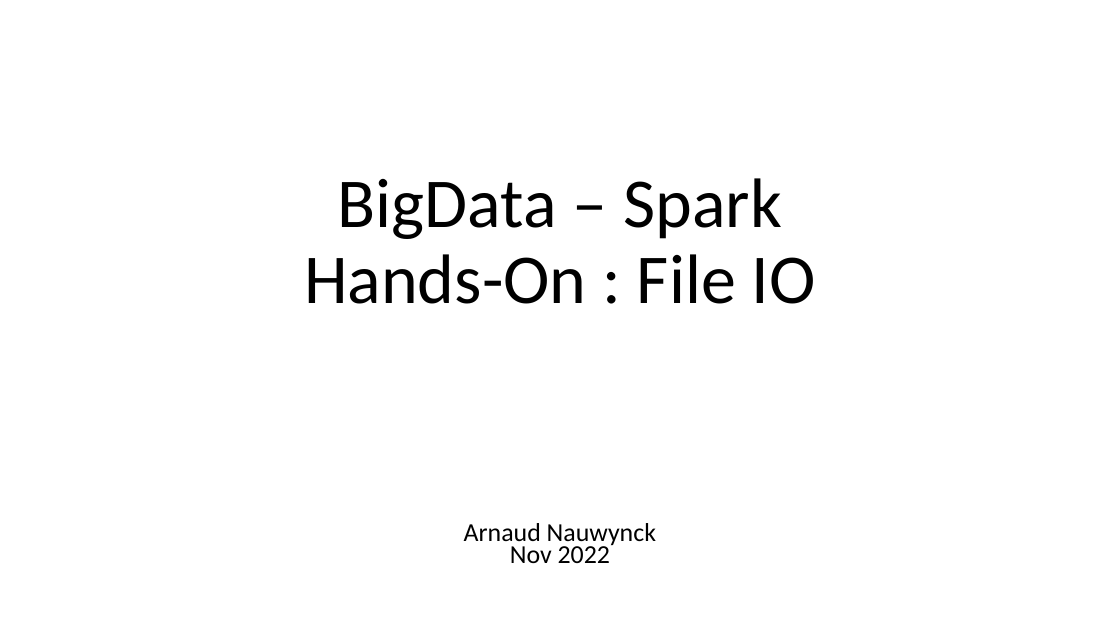
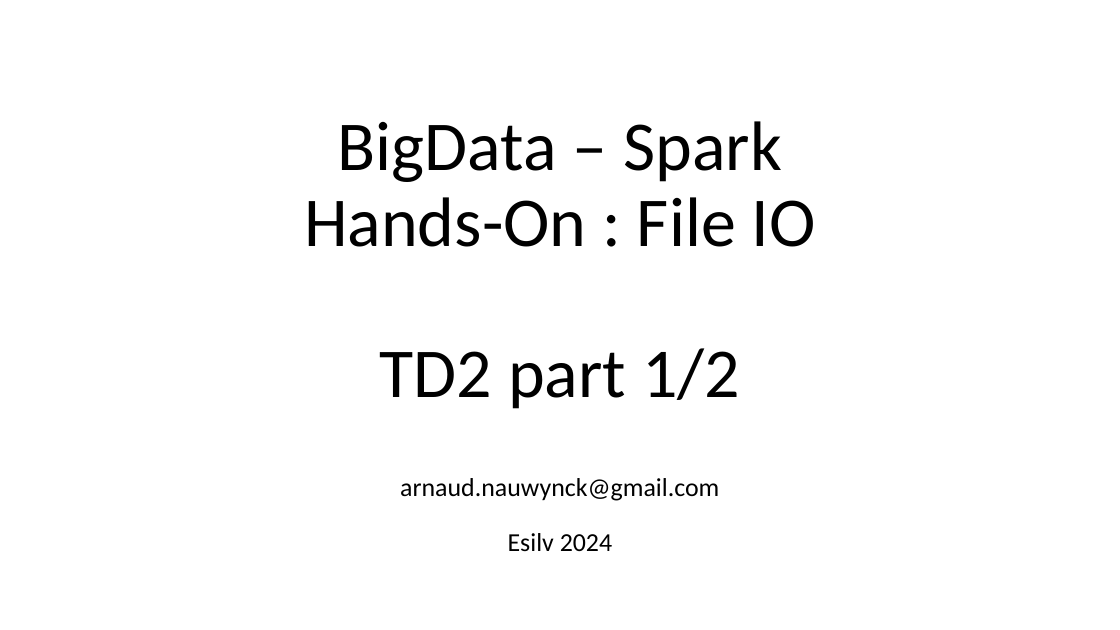
Before and after one commit to Arnaud-Nauwynck/presentations, a slide deck: slide 1 of pres-bigdata/Hands-On/BigData-Spark-TD2.pptx. Drawn at 1120x630 pixels with LibreOffice and Linux fonts; fonts in the diff are those of the drawing. Boxes give left, top, right and bottom in pixels: in the first picture for what was removed or moved away, otherwise in the second. Text is boxed around its words. In the diff, an @@ line names an element or a change of style, - is before the commit and + after.

```diff
--- a/pres-bigdata/Hands-On/BigData-Spark-TD2.pptx
+++ b/pres-bigdata/Hands-On/BigData-Spark-TD2.pptx
@@ title at <box>304,121,816,409</box>: text changed @@
-BigData – Spark
-Hands-On : File IO
+BigData – Spark
+Hands-On : File IO
+TD2 part 1/2
@@ subtitle at <box>400,478,719,551</box>: text changed @@
-Arnaud Nauwynck
-Nov 2022
+arnaud.nauwynck@gmail.com
+Esilv 2024
```
Also in this commit, not shown: 2 other slides changed, 13 other files.
